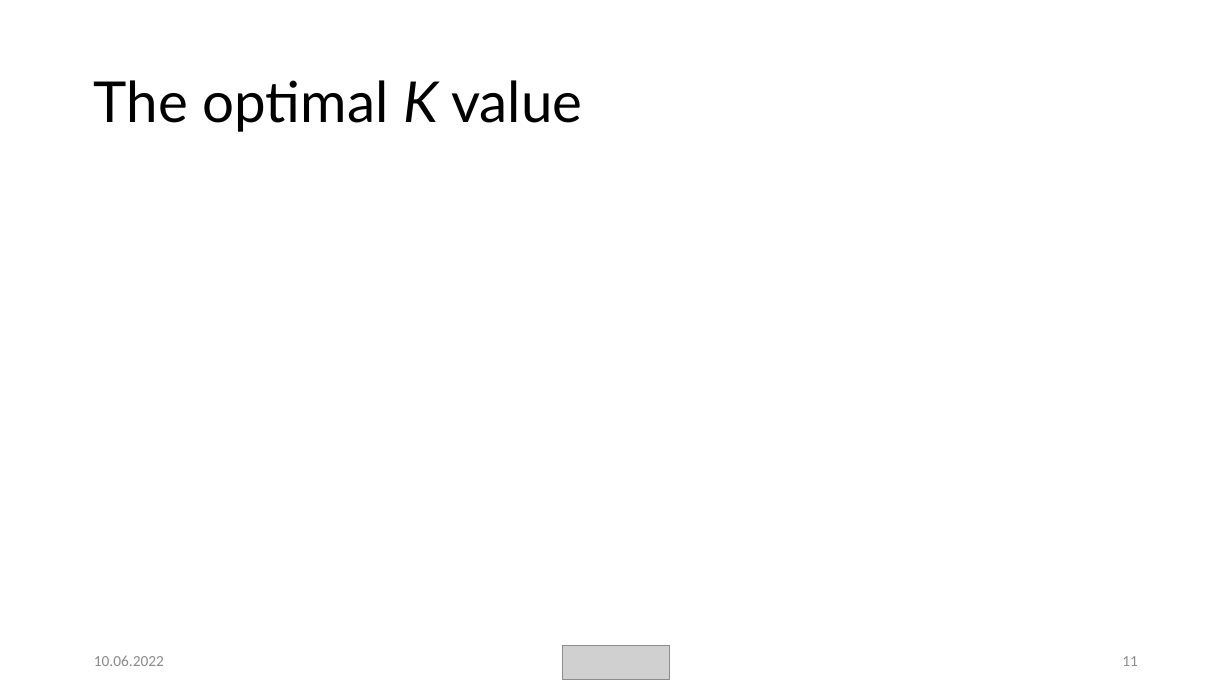
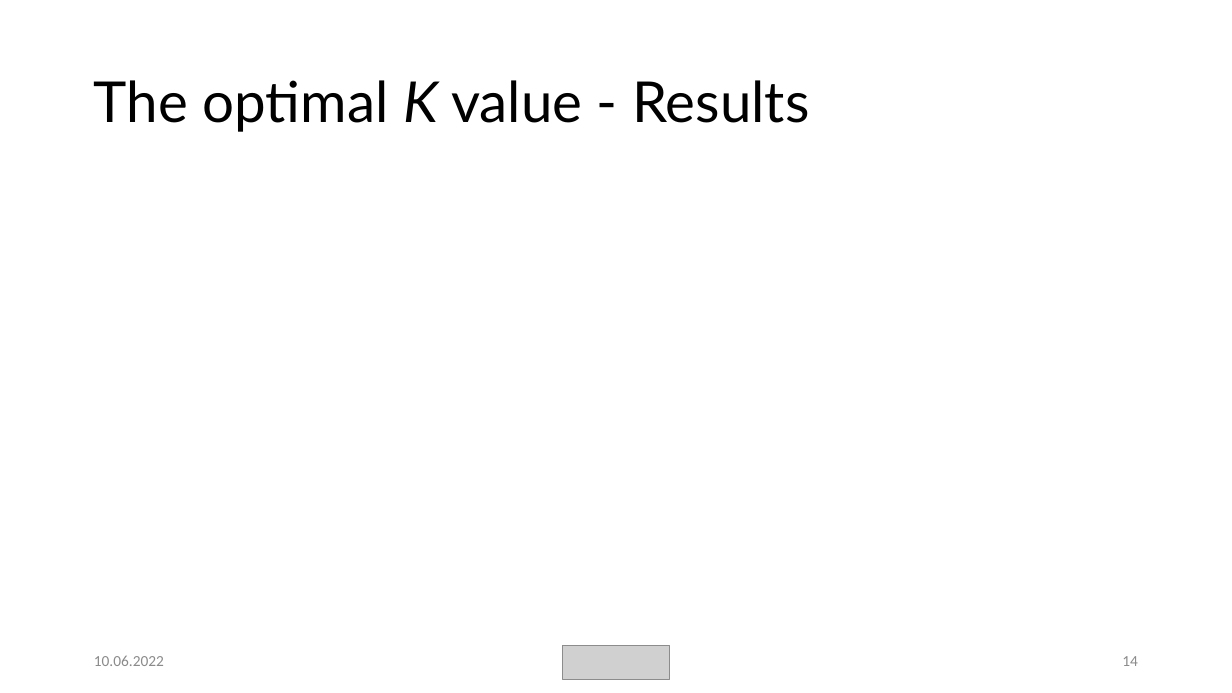
Before and after one commit to weevood/MA-BDA_Project, a slide deck: slide 14 of Documentation/Anomaly-Detection-in-Network-Traffic-with-K-means-Clustering.pptx (slide 11 before the commit). Drawn at 1232x693 pixels with LibreOffice and Linux fonts; fonts in the diff are those of the drawing; grey boxes stand for pictures. Boxes give left, top, right and bottom in pixels: in the first picture for what was removed or moved away, otherwise in the second. Text is boxed around its words. In the diff, an @@ line names an element or a change of style, - is before the commit and + after.

```diff
--- a/Documentation/Anomaly-Detection-in-Network-Traffic-with-K-means-Clustering.pptx
+++ b/Documentation/Anomaly-Detection-in-Network-Traffic-with-K-means-Clustering.pptx
@@ title at [94,80,809,132]: text changed @@
-The optimal K value
+The optimal K value - Results
@@ page number at [1122,656,1138,666]: text changed @@
-11
+14
```
Also in this commit, not shown: 5 other slides changed, 3 slides added, 1 other file.
